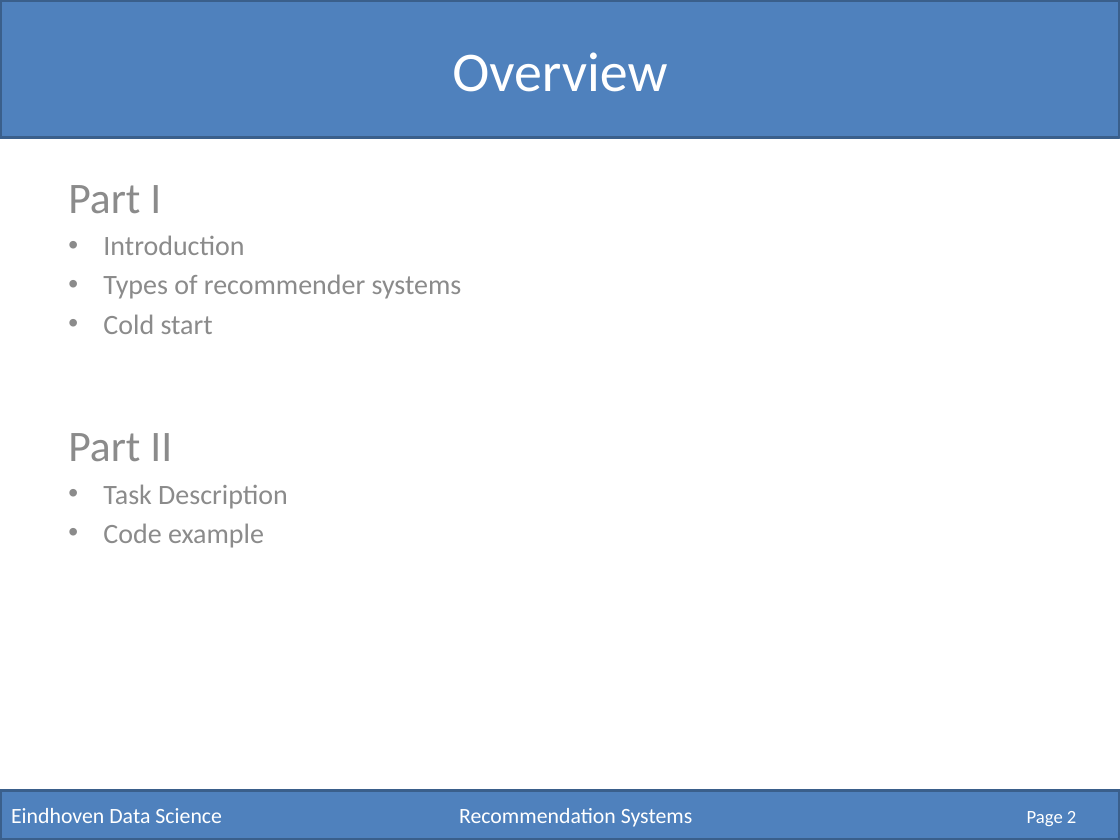
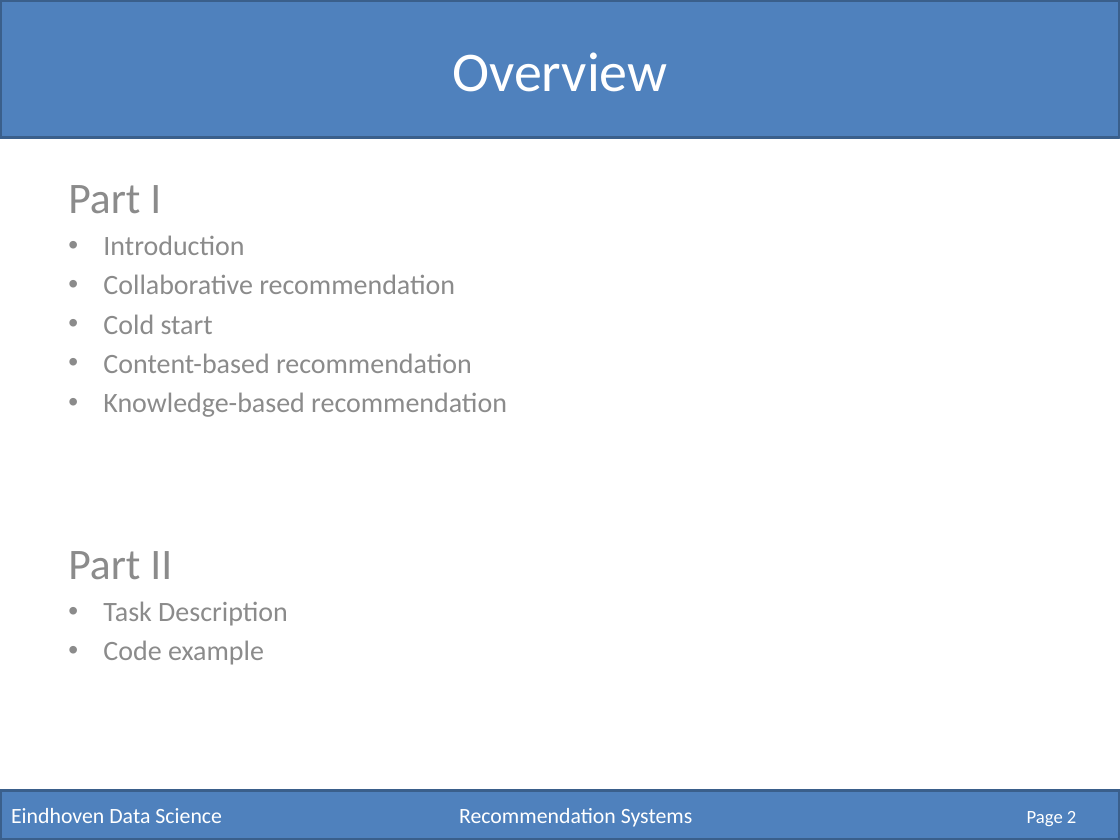
Before and after one commit to RobRomijnders/EDS, a slide deck: slide 2 of hack_10/Recommendation Systems.pptx. Drawn at 1120x840 pixels with LibreOffice and Linux fonts; fonts in the diff are those of the drawing. Boxes give left, top, right and bottom in pixels: in the first picture for what was removed or moved away, otherwise in the second. Text is boxed around its words. In the diff, an @@ line names an element or a change of style, - is before the commit and + after.

```diff
--- a/hack_10/Recommendation Systems.pptx
+++ b/hack_10/Recommendation Systems.pptx
@@ text at <box>103,274,455,294</box>: text changed @@
-• Types of recommender systems
+• Collaborative recommendation
@@ text at <box>103,353,507,417</box>: paragraphs added @@
+• Content-based recommendation
+• Knowledge-based recommendation
```
Also in this commit, not shown: 4 other slides changed, 9 slides added.
